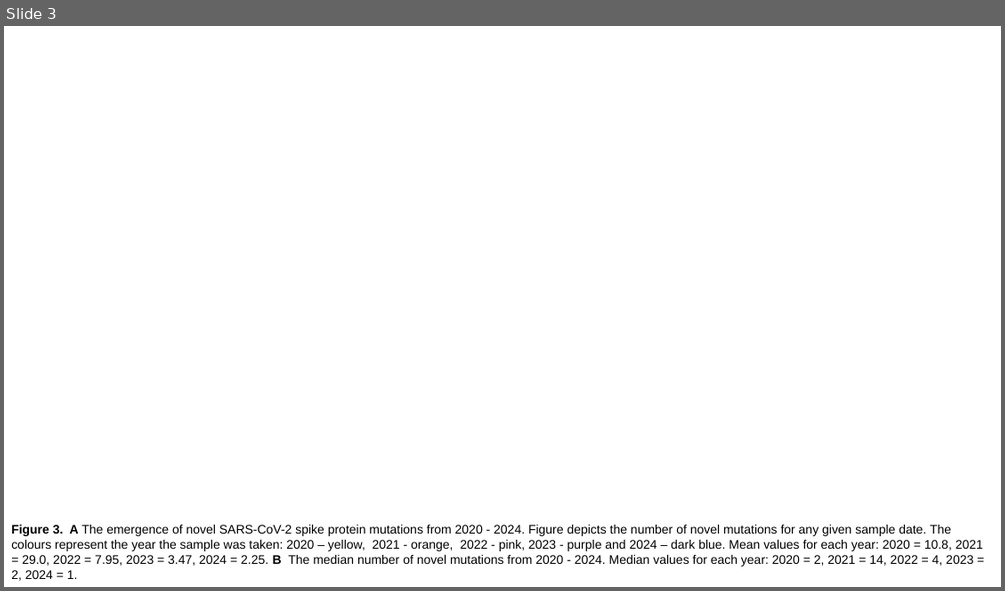
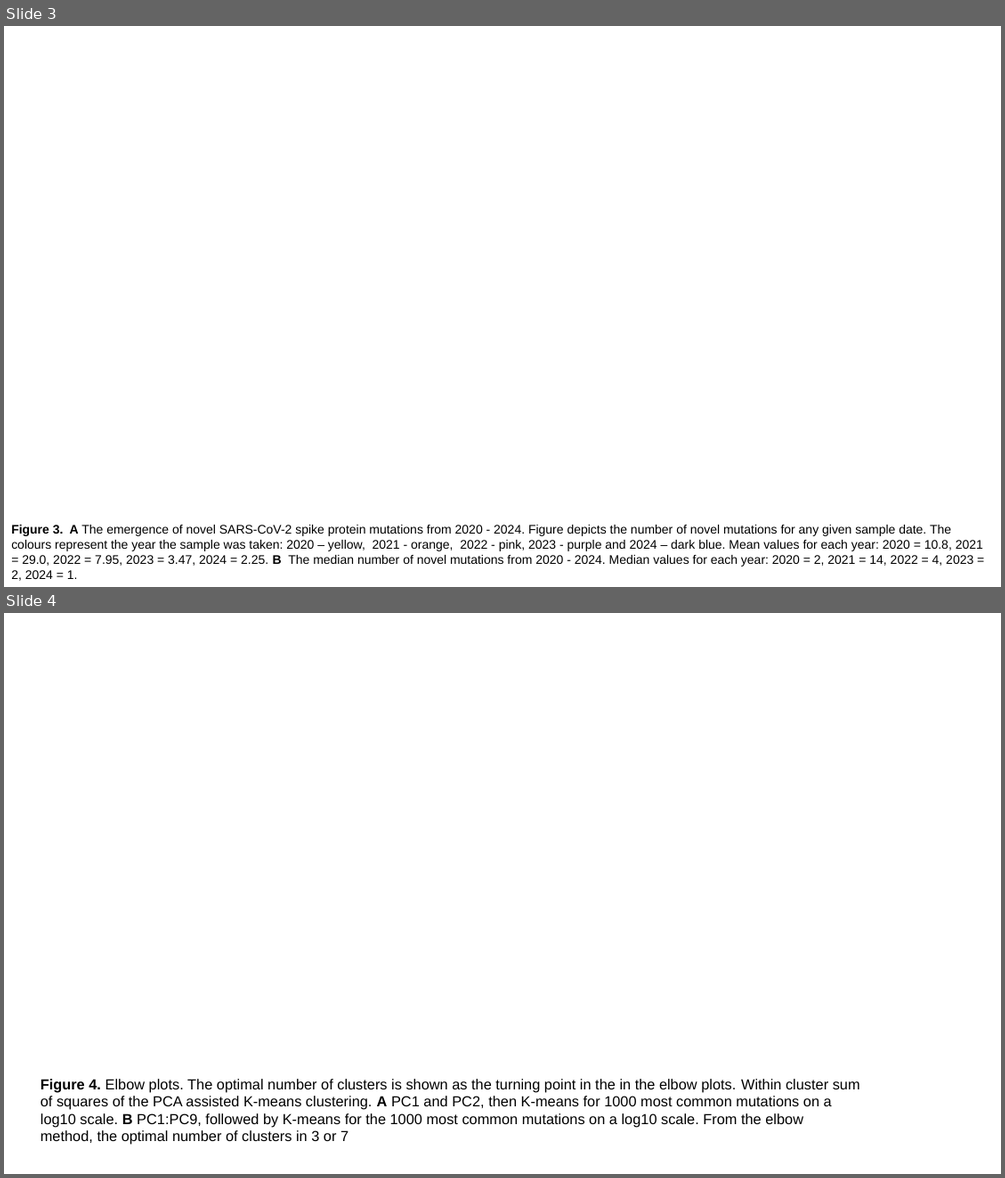
Before and after one commit to sha524/Spike_protein, a slide deck: Plots and Figures/Real plots and figures/Completed figures with captions.pptx. Shown one above the other, each under a label of ours: slide 3 before the commit, slides 3 and 4 after it. The pictures are 1005x591 and 1005x1178 pixels, drawn with LibreOffice and Linux fonts; fonts in the diff are those of the drawing; background and template pictures are left out. Boxes give left, top, right and bottom in pixels: in the first picture for what was removed or moved away, otherwise in the second. Text is boxed around its words. In the diff, an @@ line names an element or a change of style, - is before the commit and + after.

Commit message:
Trying to sort out the elbow plots for the figure

```diff
--- a/Plots and Figures/Real plots and figures/Completed figures with captions.pptx
+++ b/Plots and Figures/Real plots and figures/Completed figures with captions.pptx
@@ slide 4 added at <box>4,613,1001,1174</box>, background #FFFFFF @@
@@ text added at <box>40,1078,860,1144</box>, 14 pt, text #000000 @@
+Figure 4. Elbow plots. The optimal number of clusters is shown as the turning point in the in the elbow plots. Within cluster sum of squares of the PCA assisted K-means clustering. A PC1 and PC2, then K-means for 1000 most common mutations on a log10 scale. B PC1:PC9, followed by K-means for the 1000 most common mutations on a log10 scale. From the elbow method, the optimal number of clusters in 3 or 7
```
Also in this commit, not shown: 1 slide changed, 5 other files.
